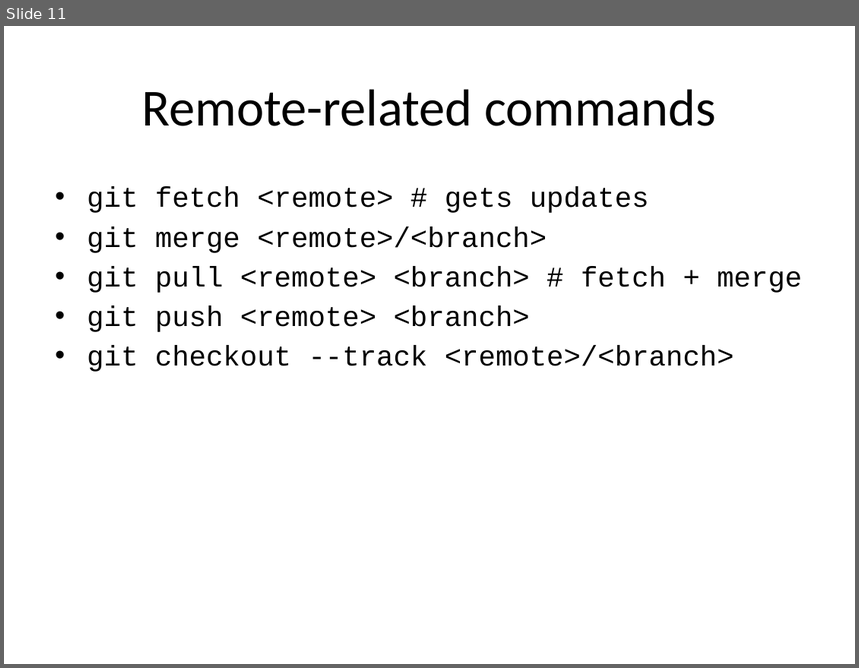
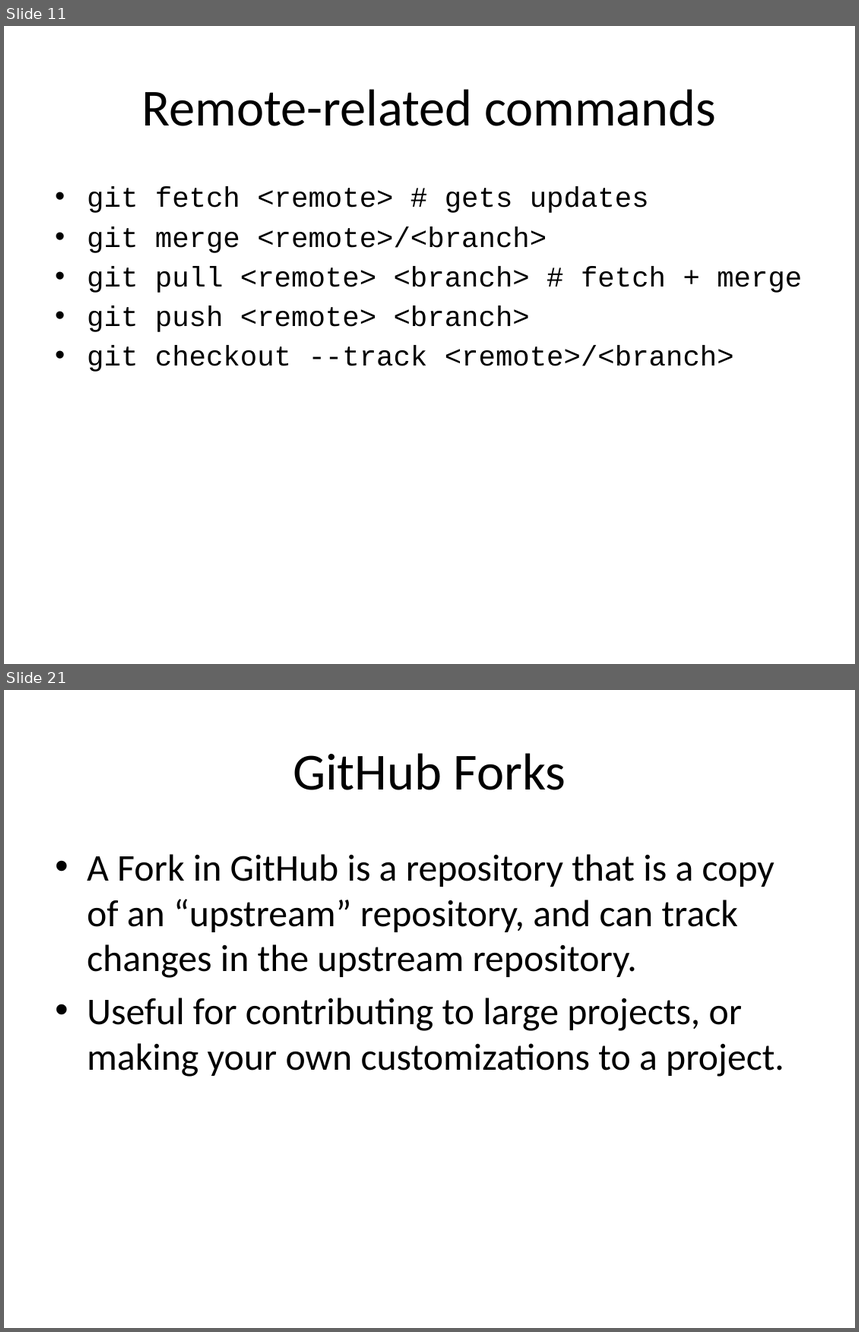
Before and after one commit to nuitrcs/intermediate-git-workshop, a slide deck: Intermediate Git and GitHub.pptx. Shown one above the other, each under a label of ours: slide 11 before the commit, slides 11 and 21 after it; the slides between them are not shown. The pictures are 859x668 and 859x1332 pixels, drawn with LibreOffice and Linux fonts; fonts in the diff are those of the drawing; background and template pictures are left out. Boxes give left, top, right and bottom in pixels: in the first picture for what was removed or moved away, otherwise in the second. Text is boxed around its words. In the diff, an @@ line names an element or a change of style, - is before the commit and + after.

```diff
--- a/Intermediate Git and GitHub.pptx
+++ b/Intermediate Git and GitHub.pptx
@@ slide 21 added at bbox=[4, 690, 855, 1328], background picture (left out) @@
@@ title added at bbox=[293, 753, 566, 790], 44 pt, text #000000 @@
+GitHub Forks
@@ text added at bbox=[87, 854, 785, 1077], 32 pt, text #000000 @@
+• A Fork in GitHub is a repository that is a copy of an “upstream” repository, and can track changes in the upstream repository.
+• Useful for contributing to large projects, or making your own customizations to a project.
@@ page number added at bbox=[614, 1281, 813, 1315], 12 pt, text #FFFFFF @@
+20
```
Also in this commit, not shown: 3 slides changed, 11 other slides added.
